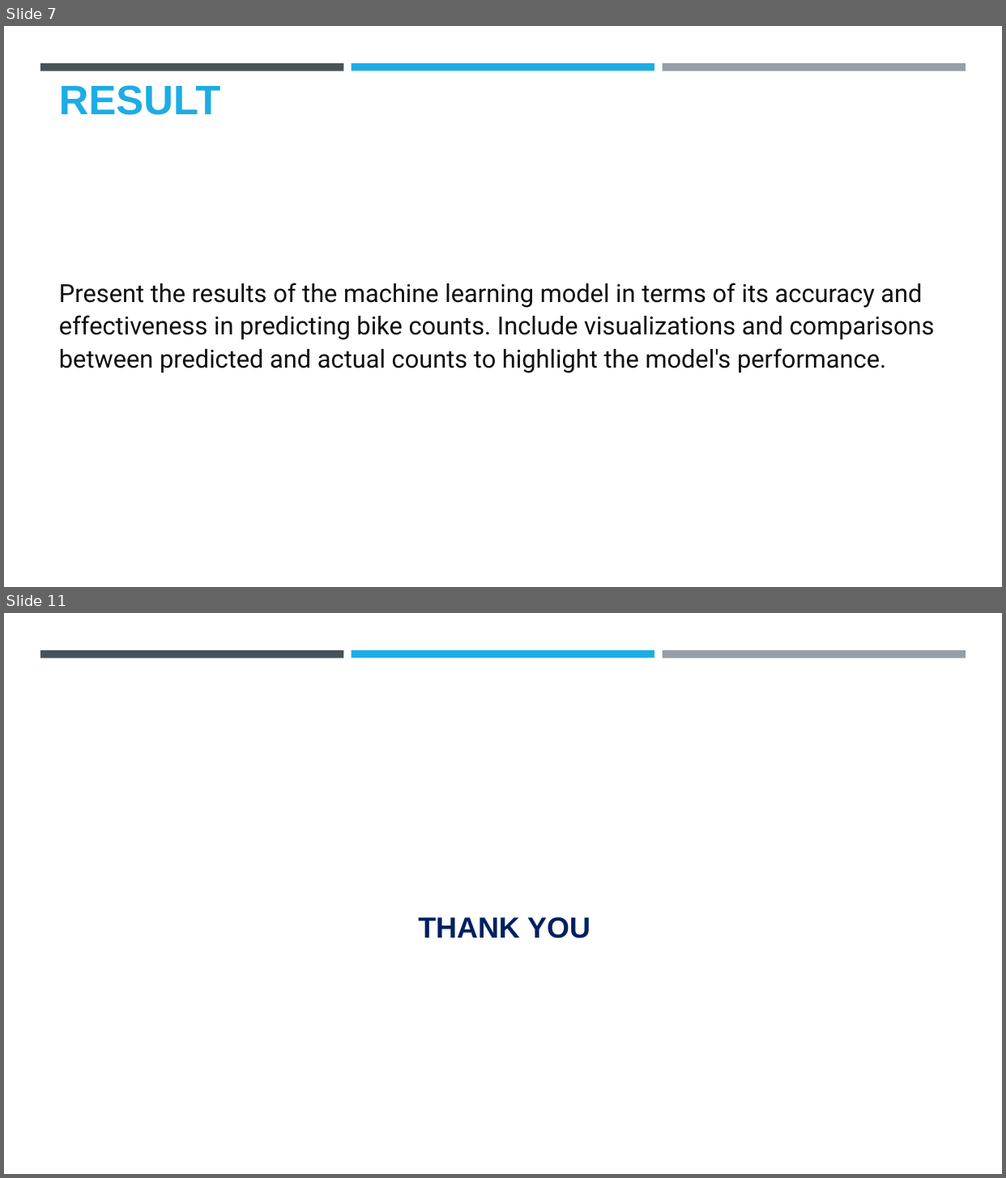
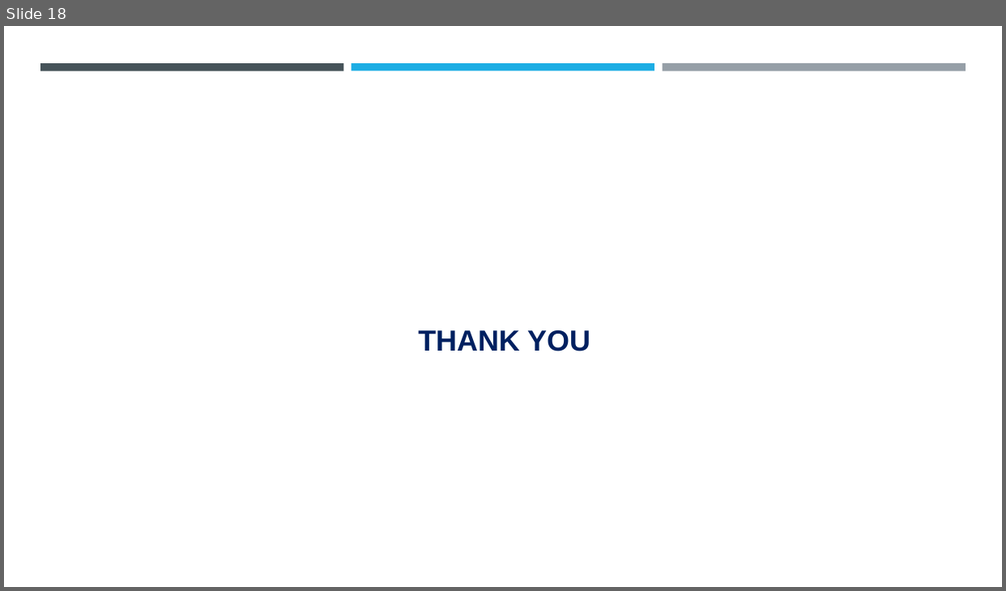
Before and after one commit to Dhayanithi05/ProjectNM, a slide deck: Project.pptx. Shown one above the other, each under a label of ours: slides 7 and 11 before the commit, slide 18 after it; the slides between them are not shown. The pictures are 1006x1178 and 1006x591 pixels, drawn with LibreOffice and Linux fonts; fonts in the diff are those of the drawing; background and template pictures are left out. Boxes give left, top, right and bottom in pixels: in the first picture for what was removed or moved away, otherwise in the second. Text is boxed around its words. In the diff, an @@ line names an element or a change of style, - is before the commit and + after.

```diff
--- a/Project.pptx
+++ b/Project.pptx
@@ slide 7 removed at (4, 26, 1002, 587), background #FFFFFF; not listed: 3 template elements that a slide beside it also shows @@
@@ title removed at (59, 85, 220, 115) @@
-RESULT
@@ text removed at (59, 283, 935, 373) @@
-Present the results of the machine learning model in terms of its accuracy and effectiveness in predicting bike counts. Include visualizations and comparisons between predicted and actual counts to highlight the model's performance.
@@ what was slide 11 is now slide 18 @@
```
Also in this commit, not shown: 4 slides changed, 13 slides added, 5 other slides removed.
